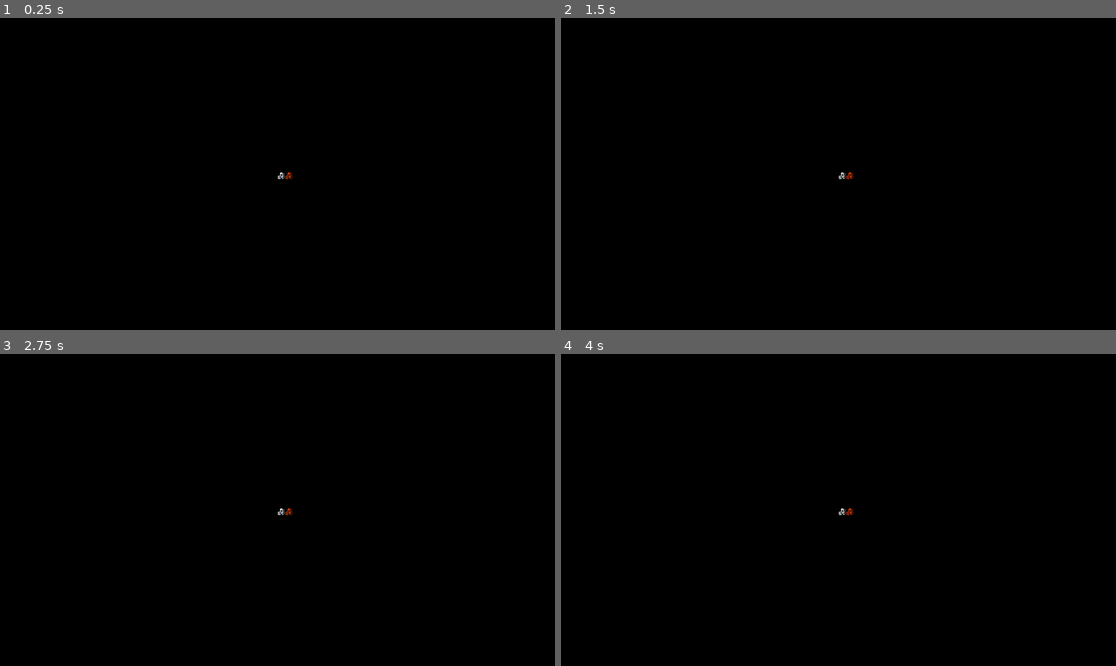
Above: before the commit, frames 1-4 (two rows, left to right).
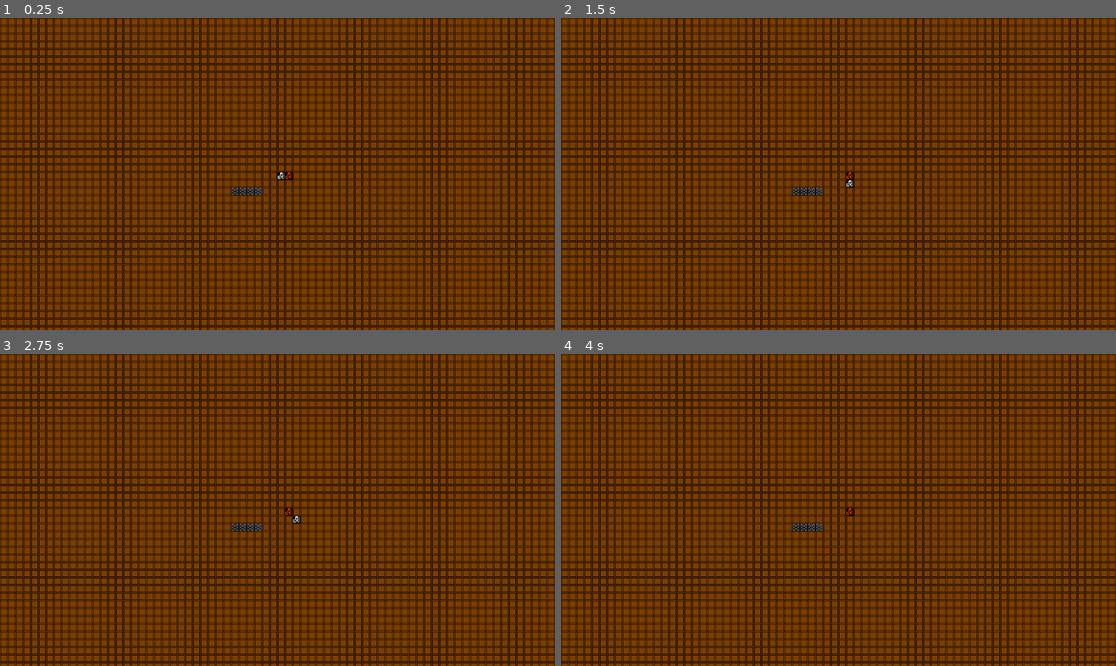
Above: after the commit, the same moments.

Repository: Smoresies/RoguelikeTutorial
Game: Godot game, scene res://src/Game/game.tscn
Two runs of this game, one before a commit and one after it. Both use one fixed random seed, a clock stepped at 60 frames per second and the inputs below.
Inputs:
- Up to frame 1 (0.25 s): no input
- Up to frame 2 (1.5 s): tap Enter at 0.5 s; hold Right (ui_right) 0.53-1.28 s; tap Space at 1.25 s; hold Down (ui_down) from 1.28 s (still down)
- Up to frame 3 (2.75 s): tap Enter at 2 s; release Down (ui_down) at 2.03 s; hold Right (ui_right) from 2.03 s (still down)
- Up to frame 4 (4 s): tap Space at 2.75 s; release Right (ui_right) at 2.78 s; hold Up (ui_up) 2.78-3.53 s; tap Enter at 3.5 s; hold Left (ui_left) from 3.53 s (still down)

The runs differ from the first frame. In frame 1, 91% of the frame differs, in the area x 0-100%, y 0-100%; in frame 2, 91%; in frame 3, 91%; in frame 4, 91%.

Commit message:
End Ch2. Created tilemap, changed player actions to be handled more cleanly

Diff:
--- /dev/null
+++ b/assets/definitions/tiles/tile_definition_floor.tres
@@ -0,0 +1,16 @@
+[gd_resource type="Resource" script_class="TileDefinition" load_steps=4 format=3 uid="uid://bhouk4pjphlxu"]
+
+[ext_resource type="Script" path="res://src/Map/tile_definition.gd" id="1_3b5cb"]
+[ext_resource type="Texture2D" uid="uid://c4ko78yo0ms88" path="res://assets/images/kenny_1-bit-pack/monochrome_packed.png" id="2_q56at"]
+
+[sub_resource type="AtlasTexture" id="AtlasTexture_qbt3m"]
+atlas = ExtResource("2_q56at")
+region = Rect2(768, 176, 16, 16)
+
+[resource]
+script = ExtResource("1_3b5cb")
+texture = SubResource("AtlasTexture_qbt3m")
+color_lit = Color(1, 0.498039, 0, 1)
+color_dark = Color(0.498039, 0.247059, 0, 1)
+is_walkable = true
+is_transparent = true
--- /dev/null
+++ b/assets/definitions/tiles/tile_definition_wall.tres
@@ -0,0 +1,16 @@
+[gd_resource type="Resource" script_class="TileDefinition" load_steps=4 format=3 uid="uid://uhlxlrwbjbpm"]
+
+[ext_resource type="Script" path="res://src/Map/tile_definition.gd" id="1_g4qot"]
+[ext_resource type="Texture2D" uid="uid://c4ko78yo0ms88" path="res://assets/images/kenny_1-bit-pack/monochrome_packed.png" id="2_vf7uv"]
+
+[sub_resource type="AtlasTexture" id="AtlasTexture_r2j0m"]
+atlas = ExtResource("2_vf7uv")
+region = Rect2(160, 272, 16, 16)
+
+[resource]
+script = ExtResource("1_g4qot")
+texture = SubResource("AtlasTexture_r2j0m")
+color_lit = Color(1, 1, 1, 1)
+color_dark = Color(0.498039, 0.498039, 0.498039, 1)
+is_walkable = false
+is_transparent = false
--- a/src/Entities/Actors/Actions/action.gd
+++ b/src/Entities/Actors/Actions/action.gd
@@ -1,2 +1,5 @@
 class_name Action
 extends RefCounted
+
+func perform(game: Game, entity: Entity) -> void:
+	pass
--- a/src/Entities/Actors/Actions/escape_action.gd
+++ b/src/Entities/Actors/Actions/escape_action.gd
@@ -1,2 +1,5 @@
 class_name EscapeAction
 extends Action
+
+func perform(game: Game, entity: Entity) -> void:
+	game.get_tree().quit()
--- a/src/Entities/Actors/Actions/movement_action.gd
+++ b/src/Entities/Actors/Actions/movement_action.gd
@@ -5,3 +5,12 @@
 
 func _init(dx: int, dy: int) -> void:
 	offset = Vector2i(dx, dy)
+
+func perform(game: Game, entity: Entity) -> void:
+	var destination: Vector2i = entity.grid_position + offset
+
+	var map_data: MapData = game.get_map_data()
+	var destination_tile: Tile = map_data.get_tile(destination)
+	if not destination_tile or not destination_tile.is_walkable():
+		return
+	entity.move(offset)
--- a/src/Game/game.gd
+++ b/src/Game/game.gd
@@ -1,12 +1,16 @@
 class_name  Game
 extends Node2D
 
+# reference to our player definition
 const player_definition: EntityDefinition = preload(("res://assets/definitions/entities/actors/entity_definition_player.tres"))
 
+# All variables that are defined/init before _ready()
 @onready var player: Entity
 @onready var event_handler: EventHandler = $EventHandler
 @onready var entities: Node2D = $Entities
+@onready var map: Map = $Map
 
+# Init all the things!
 func _ready() -> void:
 	var player_start_pos: Vector2i = Grid.world_to_grid(get_viewport_rect().size.floor() / 2)
 	player = Entity.new(player_start_pos, player_definition)
@@ -14,3 +18,13 @@
 	var npc := Entity.new(player_start_pos + Vector2i.RIGHT, player_definition)
 	npc.modulate = Color.ORANGE_RED
 	entities.add_child(npc)
+
+# process to handle actions
+func _physics_process(delta: float) -> void:
+	var action: Action = event_handler.get_action()
+	if action:
+		action.perform(self, player)
+
+# helper function to return the mapdata
+func get_map_data() -> MapData:
+	return map.map_data
--- a/src/Game/game.tscn
+++ b/src/Game/game.tscn
@@ -1,7 +1,8 @@
-[gd_scene load_steps=3 format=3 uid="uid://i6j647titimq"]
+[gd_scene load_steps=4 format=3 uid="uid://i6j647titimq"]
 
 [ext_resource type="Script" path="res://src/Game/game.gd" id="1_elu05"]
 [ext_resource type="Script" path="res://src/Game/event_handler.gd" id="2_18l23"]
+[ext_resource type="Script" path="res://src/Game/map.gd" id="3_8we3y"]
 
 [node name="Game" type="Node2D"]
 script = ExtResource("1_elu05")
@@ -9,4 +10,7 @@
 [node name="EventHandler" type="Node" parent="."]
 script = ExtResource("2_18l23")
 
+[node name="Map" type="Node2D" parent="."]
+script = ExtResource("3_8we3y")
+
 [node name="Entities" type="Node2D" parent="."]
--- /dev/null
+++ b/src/Game/map.gd
@@ -0,0 +1,19 @@
+class_name Map
+extends Node2D
+
+# width/height. Allows us to change in editor.
+@export var map_width: int = 80
+@export var map_height: int = 45
+
+# Holds all our MapData
+var map_data: MapData
+
+# Creates map_data, then calls _place_tiles()
+func _ready():
+	map_data = MapData.new(map_width, map_height)
+	_place_tiles()
+
+# Attaches all the tiles in map_data to be children of Map node
+func _place_tiles():
+	for tile in map_data.tiles:
+		add_child(tile)
--- /dev/null
+++ b/src/Map/map_data.gd
@@ -0,0 +1,53 @@
+class_name MapData
+extends RefCounted
+
+# Dictionary that defines floor/wall to a specific tile in our file directory.
+const tile_types = {
+	"floor": preload("res://assets/definitions/tiles/tile_definition_floor.tres"),
+	"wall": preload("res://assets/definitions/tiles/tile_definition_wall.tres"),
+}
+
+# Basic Data for size of map + array of all tiles in map
+var width: int
+var height: int
+var tiles: Array[Tile]
+
+# Setup map sizes, then make tiles based on _setup_tiles()
+func _init(map_width: int, map_height: int) -> void:
+	width = map_width
+	height = map_height
+	_setup_tiles()
+
+# Currently populates tiles array with floor, other than walls at a specific few points.
+func _setup_tiles() -> void:
+	tiles = []
+	for y in height:
+		for x in width:
+			var tile_position := Vector2i(x, y)
+			var tile := Tile.new(tile_position, tile_types.floor)
+			tiles.append(tile)
+	for x in range(30, 34):
+		var tile: Tile = get_tile(Vector2i(x, 22))
+		tile.set_tile_type(tile_types.wall)
+
+# returns the type of tile at given position in grid
+func get_tile(grid_position: Vector2i) -> Tile:
+	var tile_index: int = grid_to_index(grid_position)
+	if tile_index == -1:
+		return null
+	return tiles[tile_index]
+
+# converts from grid position to an array position, Vector2i -> int
+func grid_to_index(grid_position: Vector2i) -> int:
+	if not is_in_bounds(grid_position):
+		return -1
+	return grid_position.y * width + grid_position.x
+
+# ensures anything we do stays within the bounds of our array
+func is_in_bounds(coordinate: Vector2i) -> bool:
+	return (
+		0 <= coordinate.x
+		and coordinate.x < width
+		and 0 <= coordinate.y
+		and coordinate.y < height
+	)
--- /dev/null
+++ b/src/Map/tile.gd
@@ -0,0 +1,20 @@
+class_name Tile
+extends Sprite2D
+
+var _definition: TileDefinition
+
+func _init(grid_position: Vector2i, tile_definition: TileDefinition) -> void:
+	centered = false
+	position = Grid.grid_to_world(grid_position)
+	set_tile_type(tile_definition)
+
+func set_tile_type(tile_definition: TileDefinition) -> void:
+	_definition = tile_definition
+	texture = _definition.texture
+	modulate = _definition.color_dark
+
+func is_walkable() -> bool:
+	return _definition.is_walkable
+
+func is_transparent() -> bool:
+	return _definition.is_transparent
